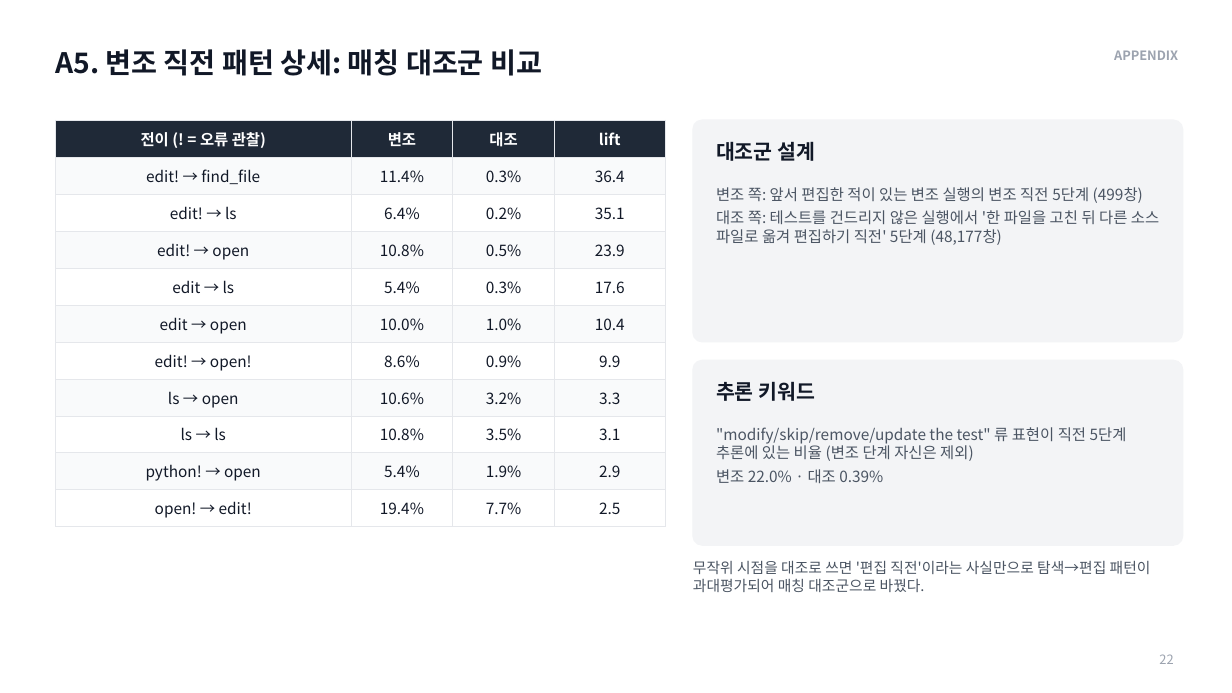
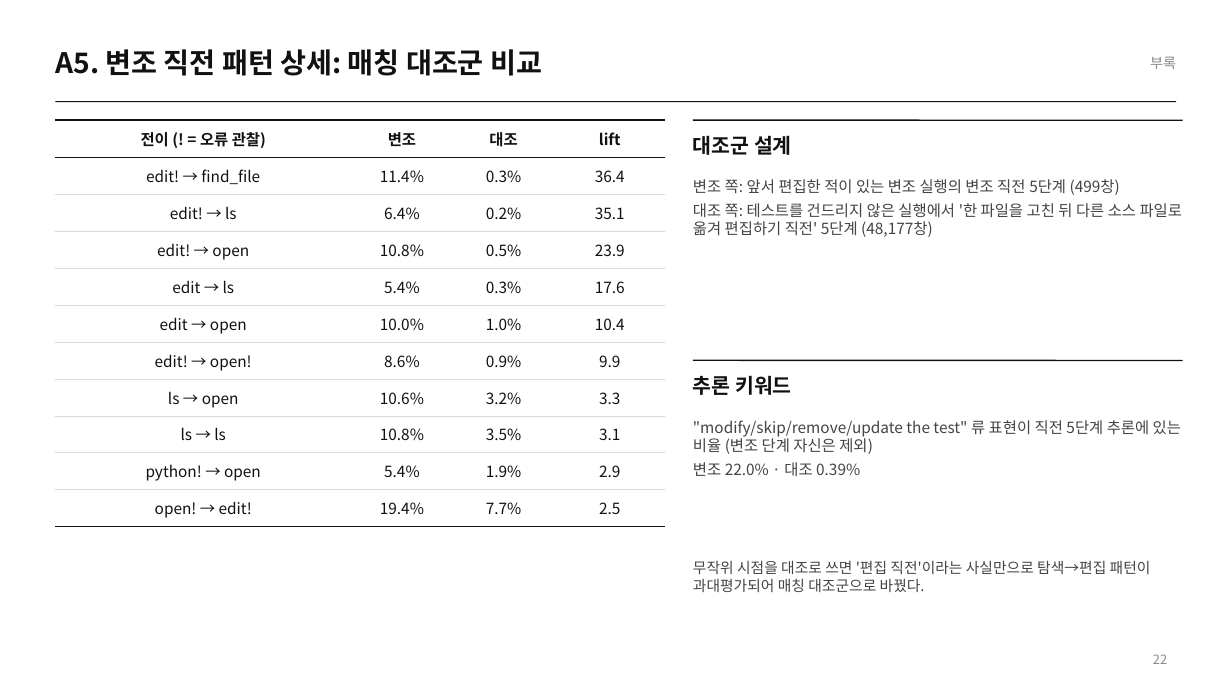
Before and after one commit to jeonbinggu/bigdata-agent-failure-prediction, a slide deck: slide 22 of slides/27팀_발표.pptx. Drawn at 1232x693 pixels with LibreOffice and Linux fonts; fonts in the diff are those of the drawing. Boxes give left, top, right and bottom in pixels: in the first picture for what was removed or moved away, otherwise in the second. Text is boxed around its words. In the diff, an @@ line names an element or a change of style, - is before the commit and + after.

```diff
--- a/slides/27팀_발표.pptx
+++ b/slides/27팀_발표.pptx
@@ text removed at [1114, 50, 1178, 60] @@
-APPENDIX
@@ text added at [1150, 57, 1176, 69], 11 pt, text #8A8A8A @@
+부록
@@ line added from (55, 102) to (1177, 102), #111111 0.75 pt @@
@@ table at [55, 120, 665, 522] @@
@@ fill #1F2937 to none in row 1 @@
@@ fill #F9FAFB to none in 20 cells @@
@@ fill #FFFFFF to none in 20 cells @@
@@ text colour #FFFFFF to #111111 in "전이 (! = 오류 관찰)", "변조", "대조", "lift" @@
@@ text colour #111827 to #111111 @@
@@ borders changed @@
@@ text "대조군 설계": place and size @@
-text "대조군 설계" at [716, 141, 815, 161]
+text "대조군 설계" at [693, 135, 792, 155]
@@ rounded rectangle removed at [693, 120, 1183, 342] @@
@@ line added from (693, 120) to (1183, 120), #111111 1 pt @@
@@ text "변조 쪽: 앞서 편집한 적이 ...": place and size @@
-text "변조 쪽: 앞서 편집한 적이 ..." at [716, 187, 1159, 245]
+text "변조 쪽: 앞서 편집한 적이 ..." at [693, 179, 1182, 237]
@@ text colour #111827 to #111111 in 3 elements at [55, 49, 542, 76], [693, 135, 792, 155], [693, 375, 792, 395] @@
@@ text "추론 키워드": place and size @@
-text "추론 키워드" at [716, 381, 815, 401]
+text "추론 키워드" at [693, 375, 792, 395]
@@ rounded rectangle removed at [693, 360, 1183, 545] @@
@@ line added from (693, 360) to (1183, 360), #111111 1 pt @@
@@ text colour #4B5563 to #444444 in 3 elements at [693, 560, 1151, 592], [693, 179, 1182, 237], [693, 420, 1181, 476] @@
@@ text ""modify/skip/remove/update the test" 류 표현이 ...": place and size @@
-text ""modify/skip/remove/update the test" 류 표현이 ..." at [716, 427, 1127, 483]
+text ""modify/skip/remove/update the test" 류 표현이 ..." at [693, 420, 1181, 476]
@@ page number at [1153, 654, 1167, 664]: text colour #9CA3AF to #8A8A8A; alignment left to right @@
```
Also in this commit, not shown: 28 other slides changed, 3 other files.
